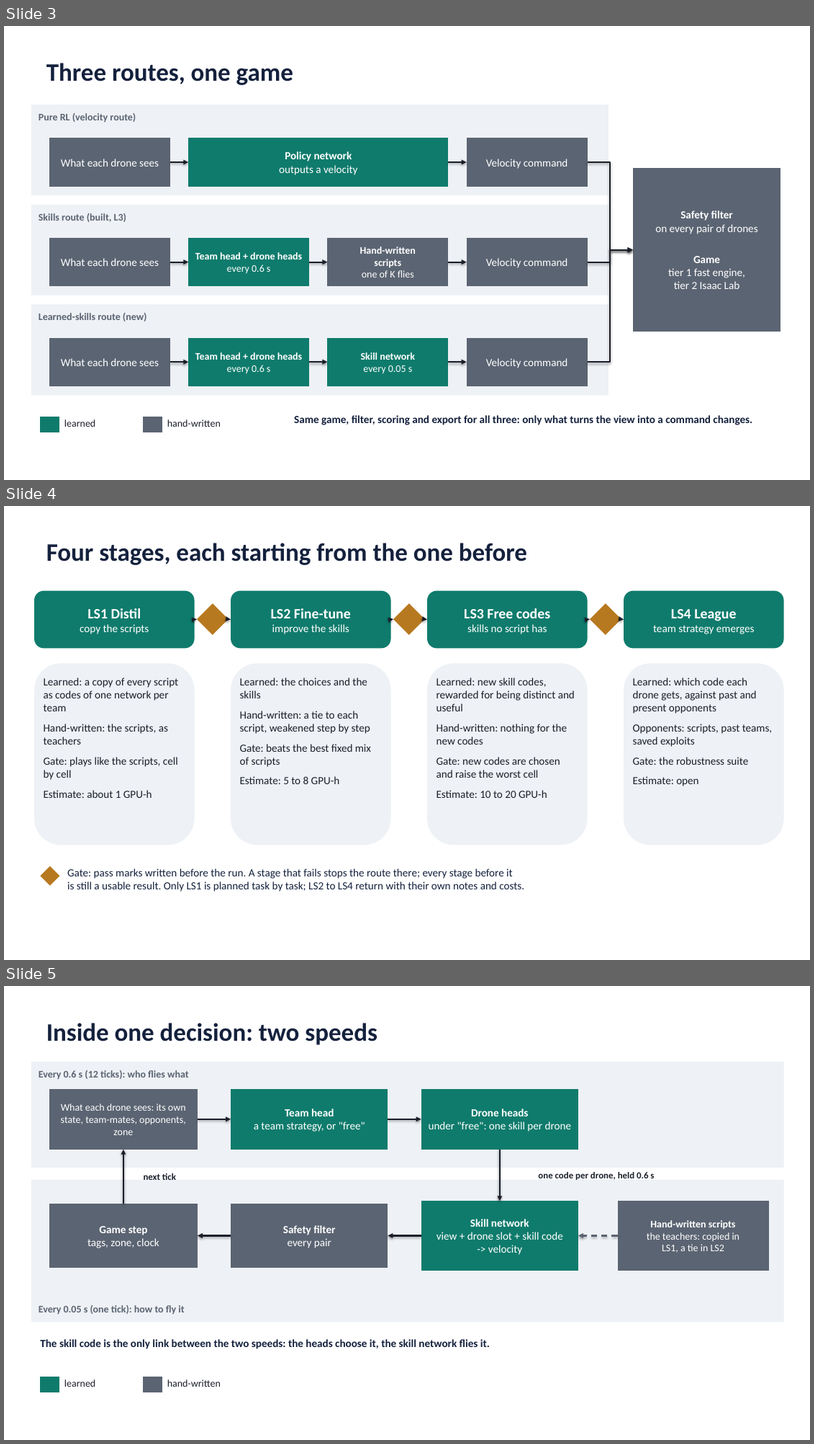
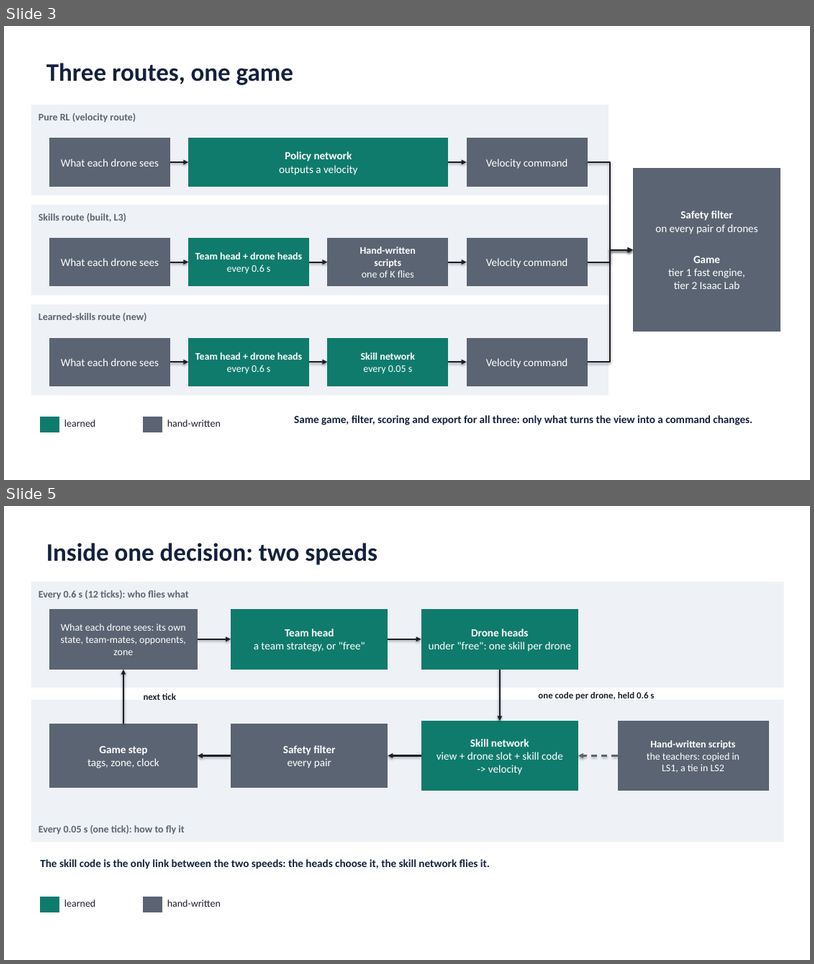
Before and after one commit to AI-DA-STC/AirStack-starling-max2, a slide deck: svg_training/ste_learning/figures/learned_skills_route.pptx. Shown one above the other, each under a label of ours: slides 3, 4 and 5 before the commit, slides 3 and 5 after it; the slides between them are not shown. The pictures are 814x1444 and 814x964 pixels, drawn with LibreOffice and Linux fonts; fonts in the diff are those of the drawing. Boxes give left, top, right and bottom in pixels: in the first picture for what was removed or moved away, otherwise in the second. Text is boxed around its words. In the diff, an @@ line names an element or a change of style, - is before the commit and + after.

```diff
--- a/svg_training/ste_learning/figures/learned_skills_route.pptx
+++ b/svg_training/ste_learning/figures/learned_skills_route.pptx
@@ slide 4 removed at [4,506,810,960], background #FFFFFF @@
@@ title removed at [46,543,527,565] @@
-Four stages, each starting from the one before
@@ rounded rectangle removed at [34,591,195,648] @@
-LS1 Distil
-copy the scripts
@@ rounded rectangle removed at [231,591,391,648] @@
-LS2 Fine-tune
-improve the skills
@@ rounded rectangle removed at [427,591,588,648] @@
-LS3 Free codes
-skills no script has
@@ rounded rectangle removed at [624,591,784,648] @@
-LS4 League
-team strategy emerges
@@ diamond removed at [197,603,229,635] @@
@@ diamond removed at [394,603,425,635] @@
@@ diamond removed at [590,603,622,635] @@
@@ arrow removed from (195, 620) to (197, 619) @@
@@ arrow removed from (229, 619) to (231, 620) @@
@@ arrow removed from (391, 620) to (394, 619) @@
@@ arrow removed from (425, 619) to (427, 620) @@
@@ arrow removed from (588, 620) to (590, 619) @@
@@ arrow removed from (622, 619) to (624, 620) @@
@@ rounded rectangle removed at [34,663,195,845] @@
@@ text removed at [44,677,178,798] @@
-Learned: a copy of every script as codes of one network per team
-Hand-written: the scripts, as teachers
-Gate: plays like the scripts, cell by cell
-Estimate: about 1 GPU-h
@@ rounded rectangle removed at [231,663,391,845] @@
@@ text removed at [240,677,371,784] @@
-Learned: the choices and the skills
-Hand-written: a tie to each script, weakened step by step
-Gate: beats the best fixed mix of scripts
-Estimate: 5 to 8 GPU-h
@@ rounded rectangle removed at [427,663,588,845] @@
@@ text removed at [437,677,575,798] @@
-Learned: new skill codes, rewarded for being distinct and useful
-Hand-written: nothing for the new codes
-Gate: new codes are chosen and raise the worst cell
-Estimate: 10 to 20 GPU-h
@@ rounded rectangle removed at [624,663,784,845] @@
@@ text removed at [633,677,772,786] @@
-Learned: which code each drone gets, against past and present opponents
-Opponents: scripts, past teams, saved exploits
-Gate: the robustness suite
-Estimate: open
@@ diamond removed at [40,866,59,885] @@
@@ text removed at [67,868,525,891] @@
-Gate: pass marks written before the run. A stage that fails stops the route there; every stage before it
-is still a usable result. Only LS1 is planned task by task; LS2 to LS4 return with their own notes and costs.
```
Also in this commit, not shown: 3 slides changed, 3 slides added, 5 other files.
